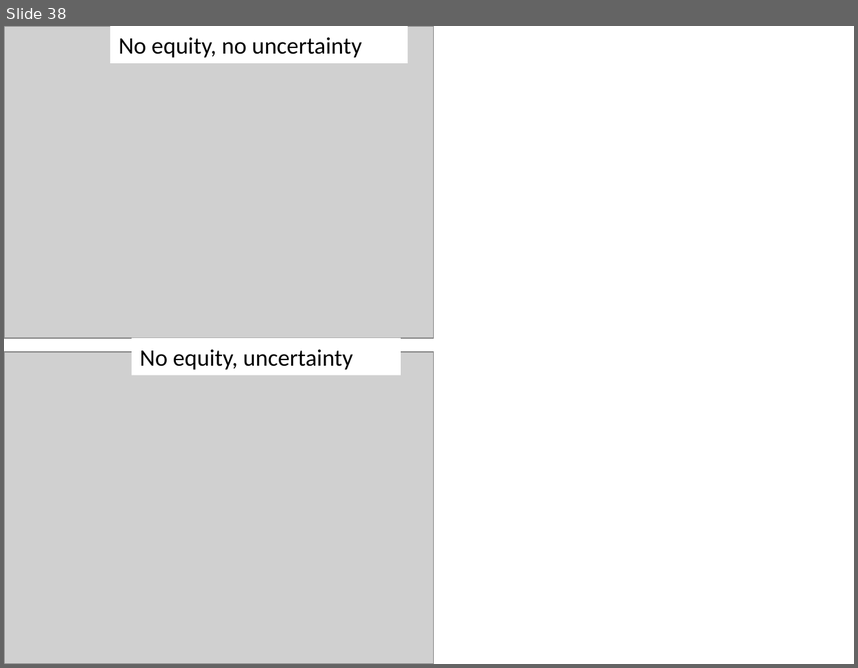
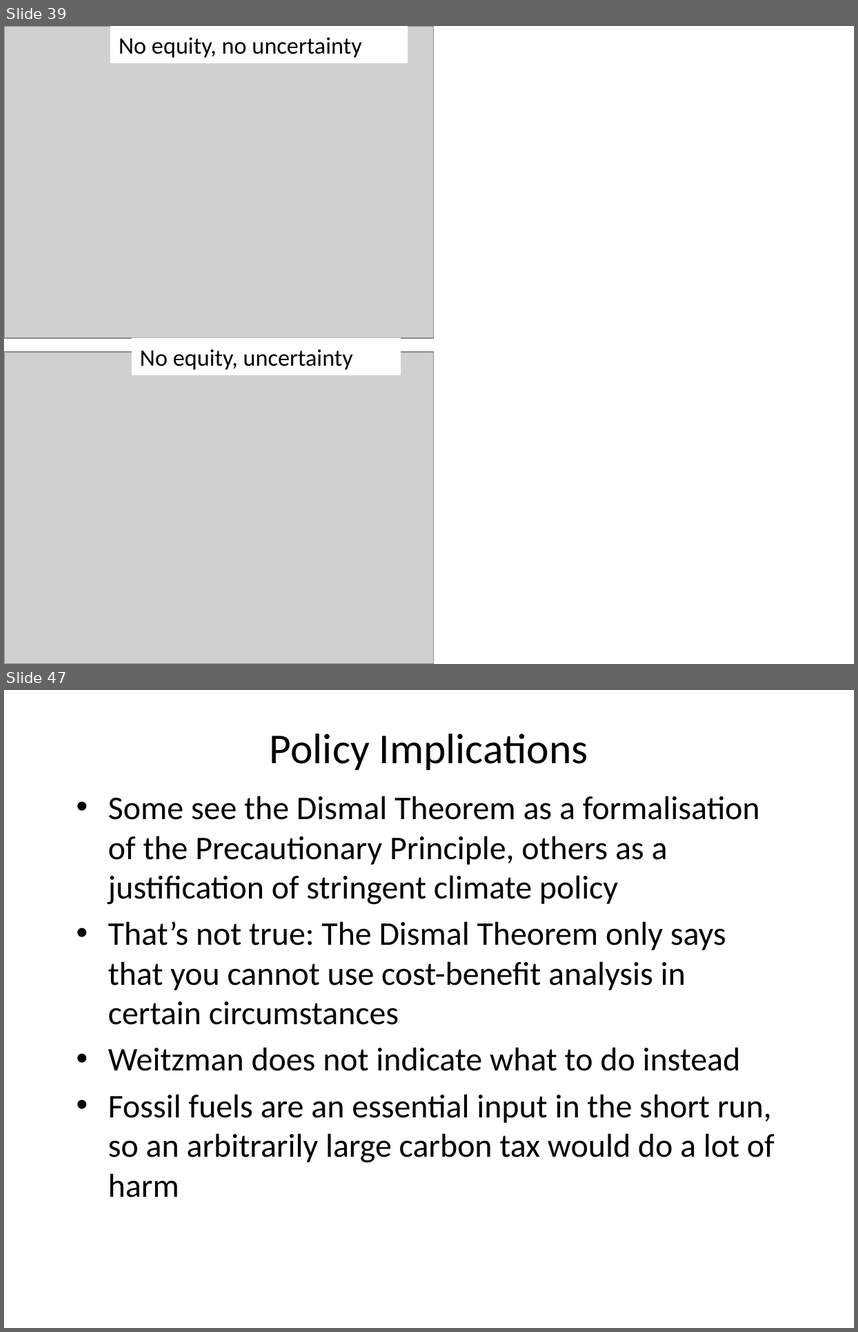
Before and after one commit to rtol/ClimateEconomics, a slide deck: cceug9 aggregation.pptx. Shown one above the other, each under a label of ours: slide 38 before the commit, slides 39 and 47 after it; the slides between them are not shown. The pictures are 858x668 and 858x1332 pixels, drawn with LibreOffice and Linux fonts; fonts in the diff are those of the drawing; grey boxes stand for pictures. Boxes give left, top, right and bottom in pixels: in the first picture for what was removed or moved away, otherwise in the second. Text is boxed around its words. In the diff, an @@ line names an element or a change of style, - is before the commit and + after.

```diff
--- a/cceug9 aggregation.pptx
+++ b/cceug9 aggregation.pptx
@@ slide 47 added at (4, 690, 854, 1328), background #FFFFFF @@
@@ title added at (270, 733, 588, 770), 36 pt, text #000000 @@
+Policy Implications
@@ text added at (108, 796, 775, 1197), 28 pt, text #000000 @@
+• Some see the Dismal Theorem as a formalisation of the Precautionary Principle, others as a justification of stringent climate policy
+• That’s not true: The Dismal Theorem only says that you cannot use cost-benefit analysis in certain circumstances
+• Weitzman does not indicate what to do instead
+• Fossil fuels are an essential input in the short run, so an arbitrarily large carbon tax would do a lot of harm
@@ what was slide 38 is now slide 39 @@
```
Also in this commit, not shown: 10 slides changed, 10 other slides added, 7 other files.
